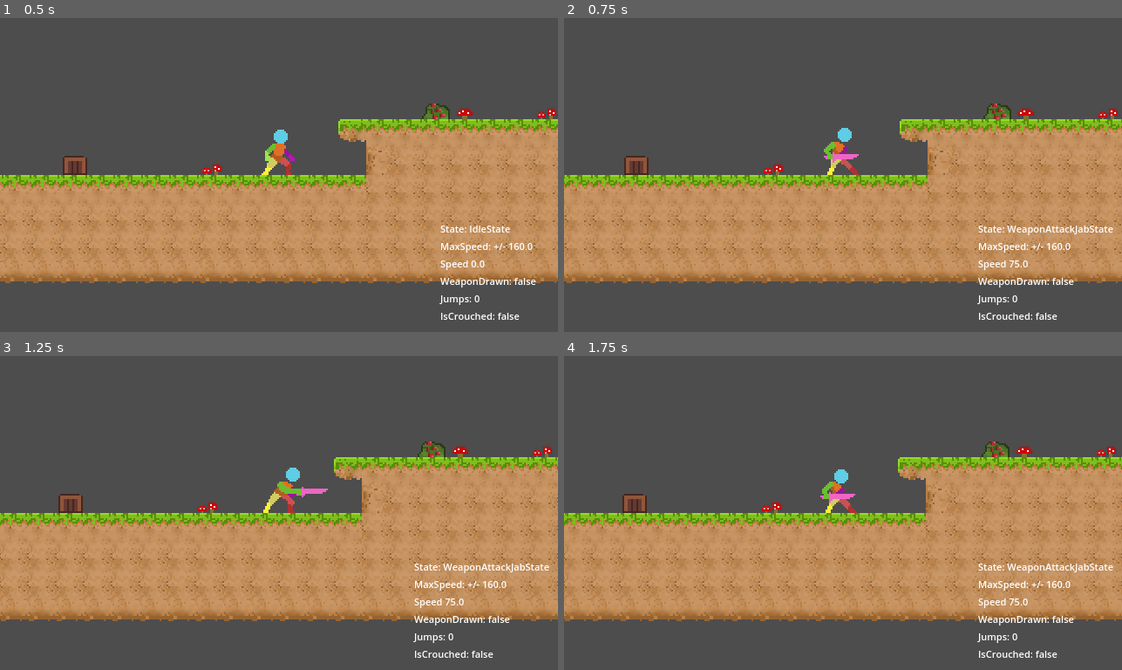
Above: before the commit, frames 1-4 (two rows, left to right).
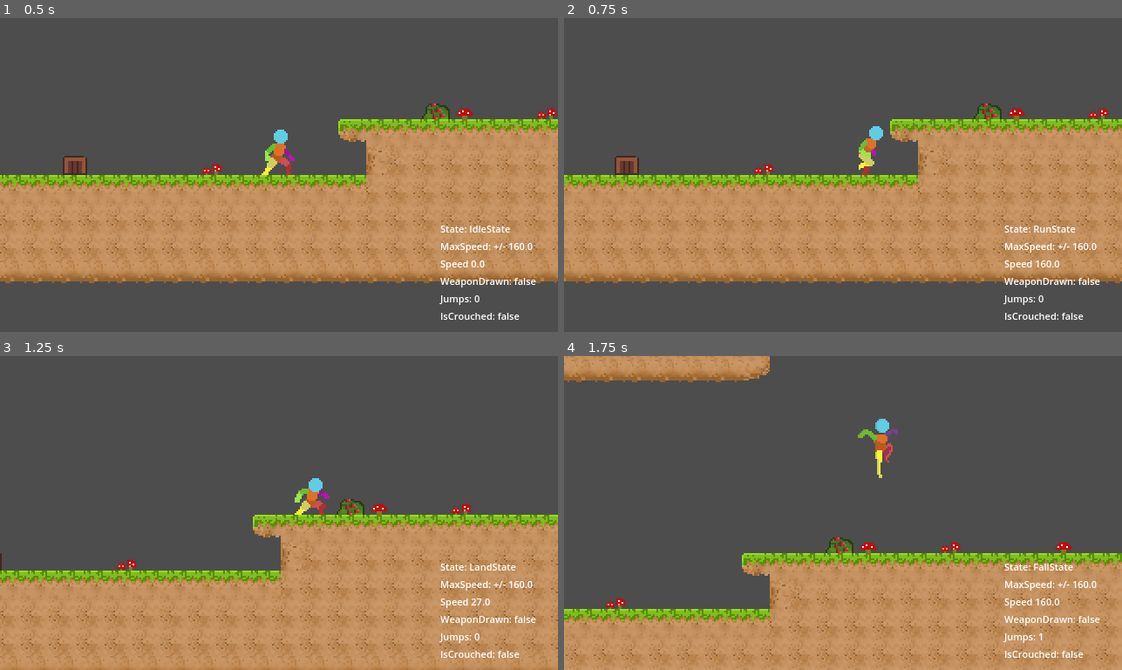
Above: after the commit, the same moments.

Repository: deanblackborough/godot-platformer
Game: Godot game, scene res://Scenes/Game.tscn
The game is run twice, just before and just after one commit, with the same random seed, the same clock (stepped at 60 frames per second) and the same inputs.
Inputs:
- Up to frame 1 (0.5 s): no input
- Up to frame 2 (0.75 s): hold D (moveRight) from 0.53 s (still down); tap F (attackJab) at 0.6 s
- Up to frame 3 (1.25 s): keep holding D (moveRight); tap Space (jump) at 0.77 s
- Up to frame 4 (1.75 s): keep holding D (moveRight); tap F (attackJab) at 1.35 s; tap Space (jump) at 1.52 s

Frame 1 is identical in both runs. In frame 2, 9.9% of the frame differs, in the area x 0-100%, y 27-97%; in frame 3, 42%; in frame 4, 53%, in the area x 0-100%, y 0-100%.

Commit message:
Player facing

Diff:
--- a/Scripts/Player/Player.gd
+++ b/Scripts/Player/Player.gd
@@ -66,17 +66,12 @@
 
 func _input(event: InputEvent):
 
-	if Input.is_action_just_pressed("attackJab"):
+	if weapon_drawn and Input.is_action_just_pressed("attackJab"):
 		print("Switching to weapon attack jab")
 		state_machine.change_state("WeaponAttackJabState")
 		return
 
 	direction = Input.get_axis("moveLeft", "moveRight")
-
-	if direction < 0.0:
-		sprite.flip_h = true
-	else:
-		sprite.flip_h = false
 
 	if event.is_action_pressed("crouch"):
 		var new_value := !is_crouched
